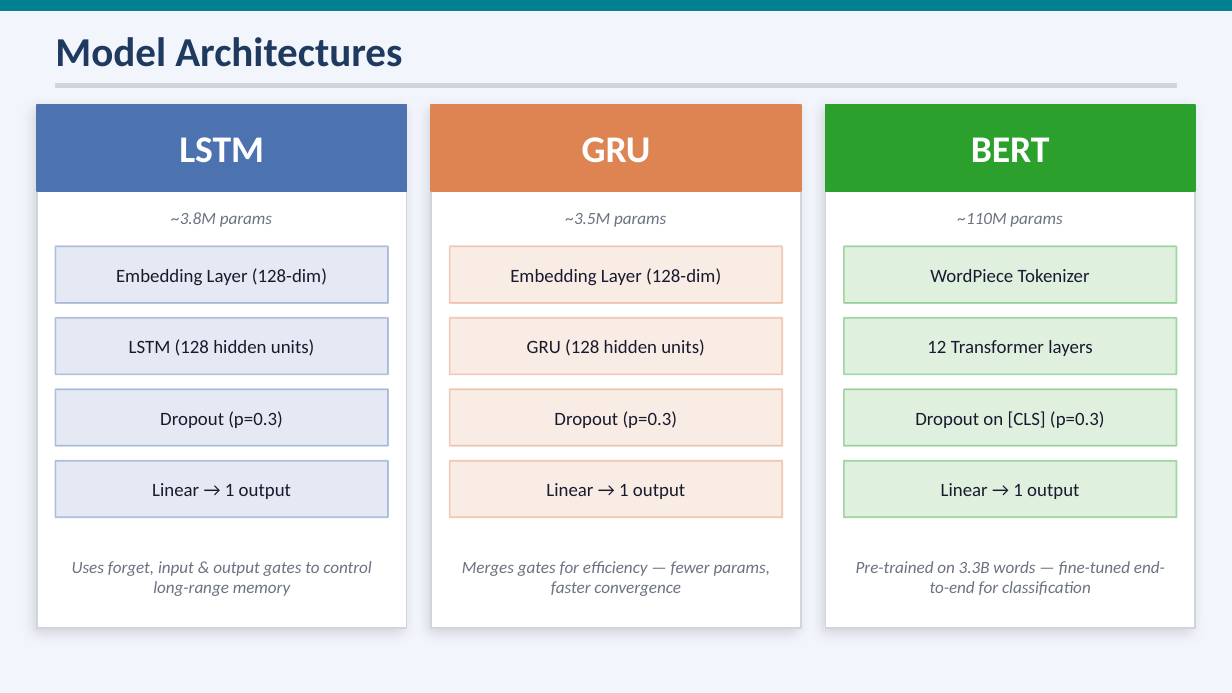
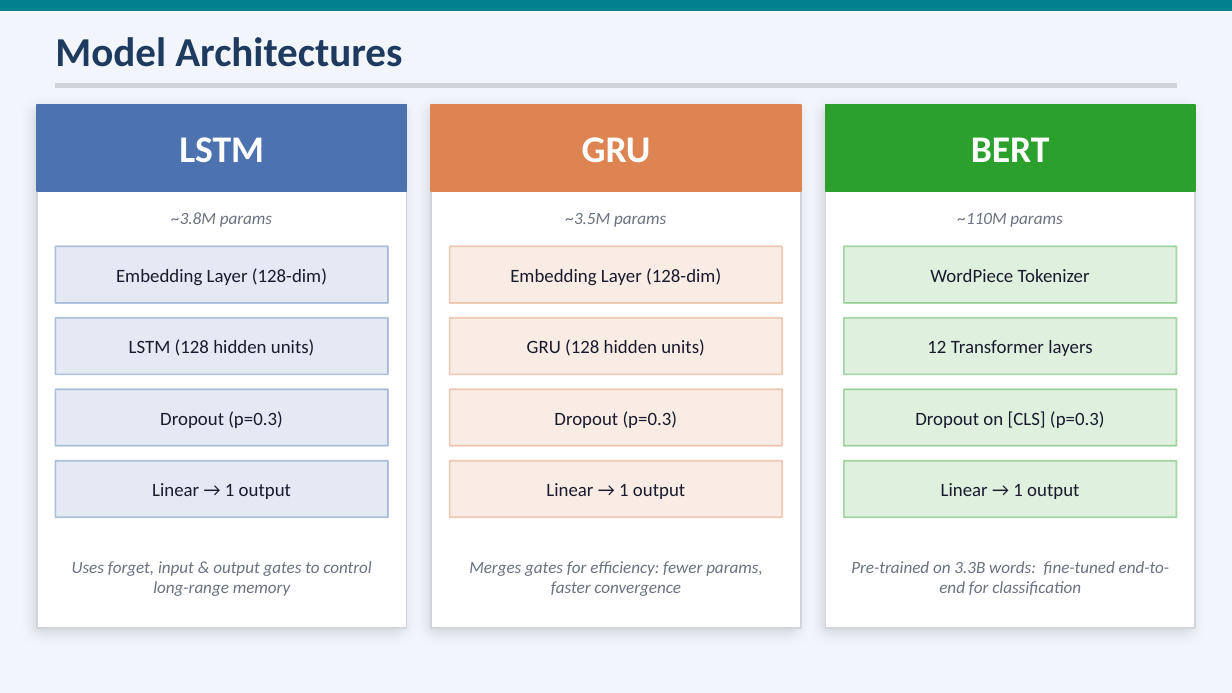
Before and after one commit to DanielW-1/Sentiment-Analysis, a slide deck: slide 4 of report/Sentiment_Analysis_Presentation.pptx. Drawn at 1232x693 pixels with LibreOffice and Linux fonts; fonts in the diff are those of the drawing. Boxes give left, top, right and bottom in pixels: in the first picture for what was removed or moved away, otherwise in the second. Text is boxed around its words. In the diff, an @@ line names an element or a change of style, - is before the commit and + after.

```diff
--- a/report/Sentiment_Analysis_Presentation.pptx
+++ b/report/Sentiment_Analysis_Presentation.pptx
@@ text at (469, 561, 763, 596): text changed @@
-Merges gates for efficiency — fewer params, faster convergence
+Merges gates for efficiency: fewer params, faster convergence
@@ text at (851, 561, 1169, 595): text changed @@
-Pre-trained on 3.3B words — fine-tuned end-to-end for classification
+Pre-trained on 3.3B words: fine-tuned end-to-end for classification
```
Also in this commit, not shown: 5 other slides changed.
